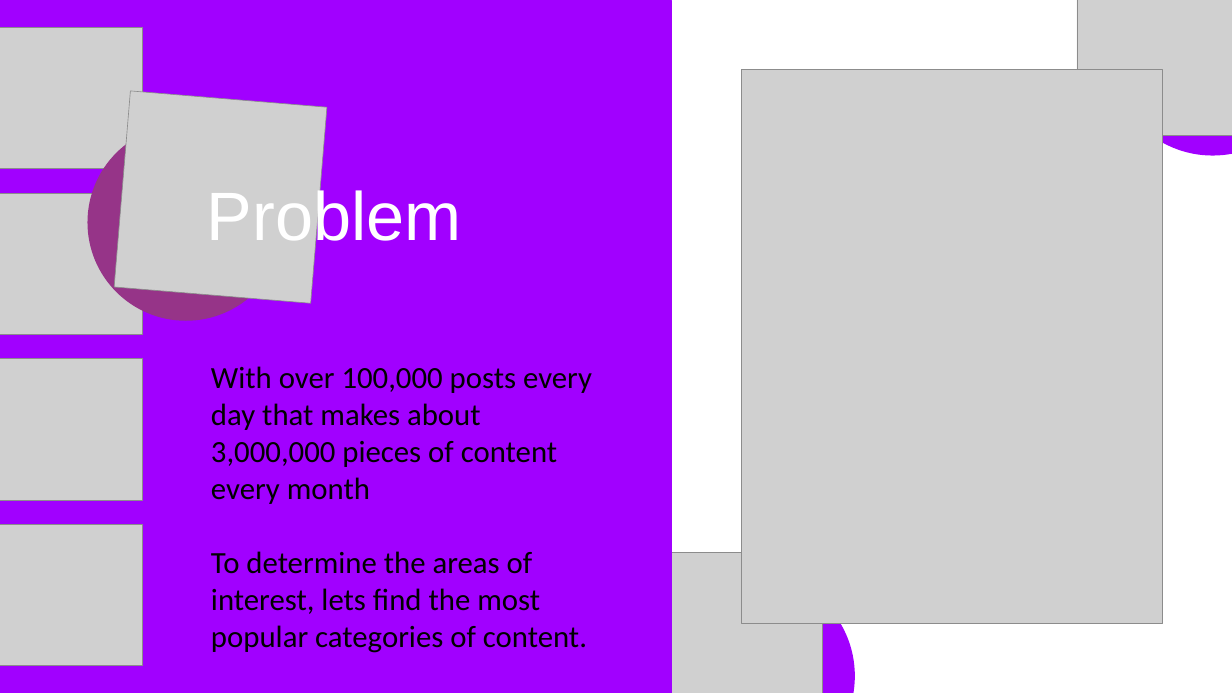
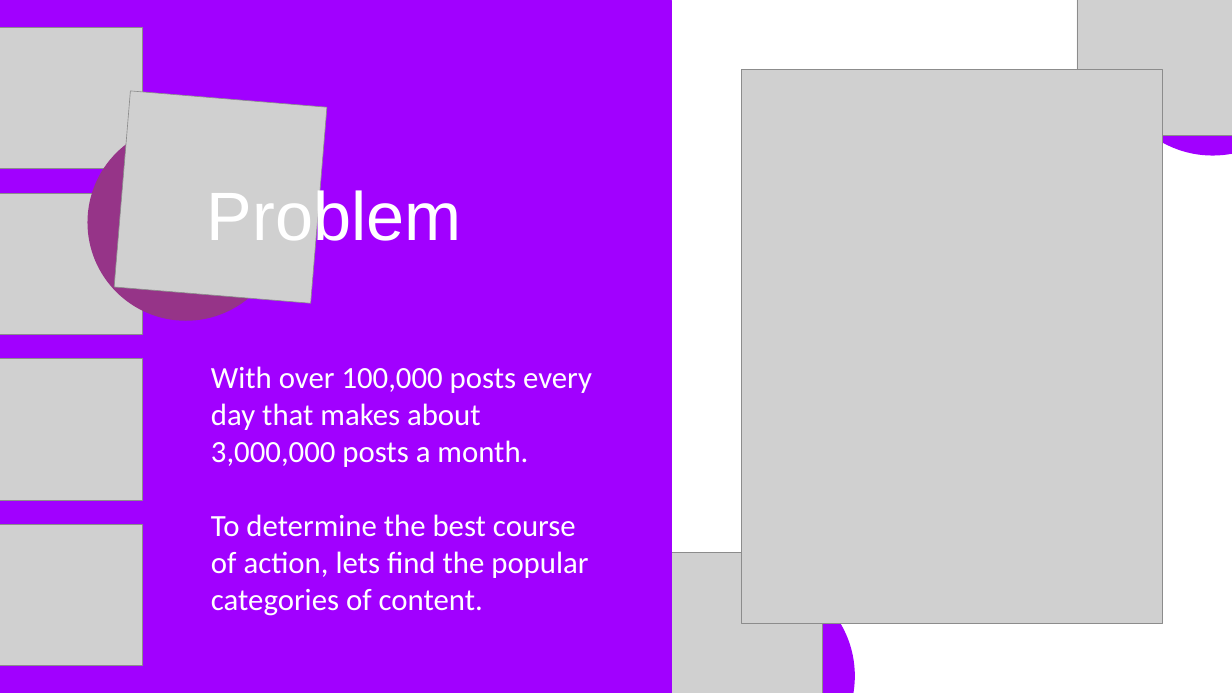
Before and after one commit to Cabone01/Data_Analytics_n_Visualizations, a slide deck: slide 4 of Social Buzz Analysis.pptx. Drawn at 1232x693 pixels with LibreOffice and Linux fonts; fonts in the diff are those of the drawing; grey boxes stand for pictures. Boxes give left, top, right and bottom in pixels: in the first picture for what was removed or moved away, otherwise in the second. Text is boxed around its words. In the diff, an @@ line names an element or a change of style, - is before the commit and + after.

```diff
--- a/Social Buzz Analysis.pptx
+++ b/Social Buzz Analysis.pptx
@@ text at (211, 366, 592, 616): text changed; text colour #000000 to #FFFFFF @@
-With over 100,000 posts every day that makes about 3,000,000 pieces of content every month
-To determine the areas of interest, lets find the most popular categories of content.
+With over 100,000 posts every day that makes about 3,000,000 posts a month.
+To determine the best course of action, lets find the popular categories of content.
```
Also in this commit, not shown: 3 other slides changed, 3 slides added, 4 slides removed, 1 other file.
